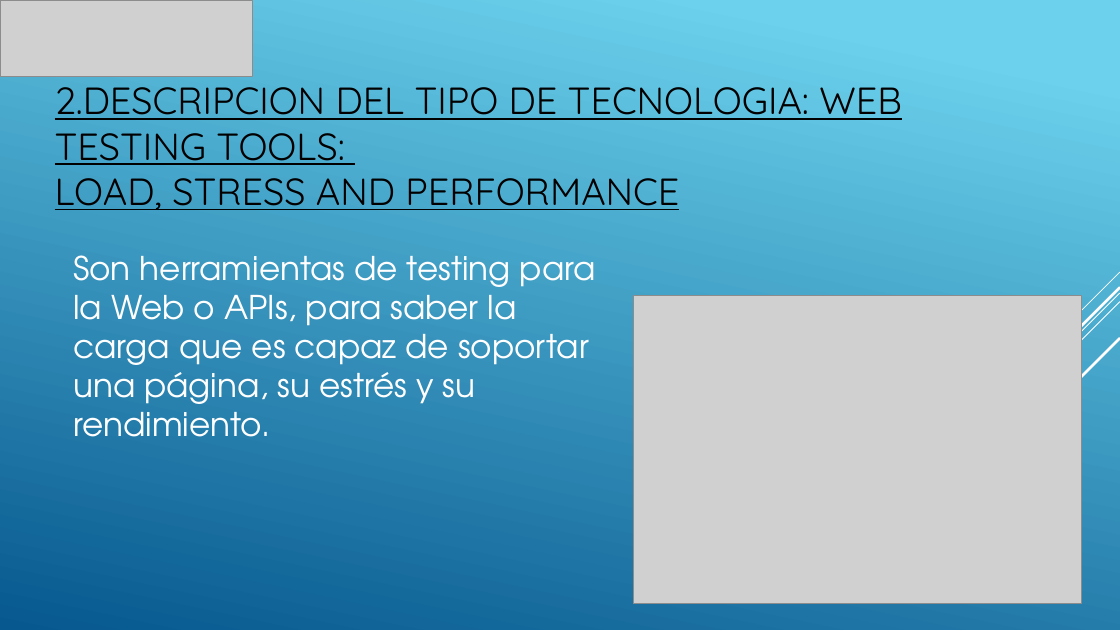
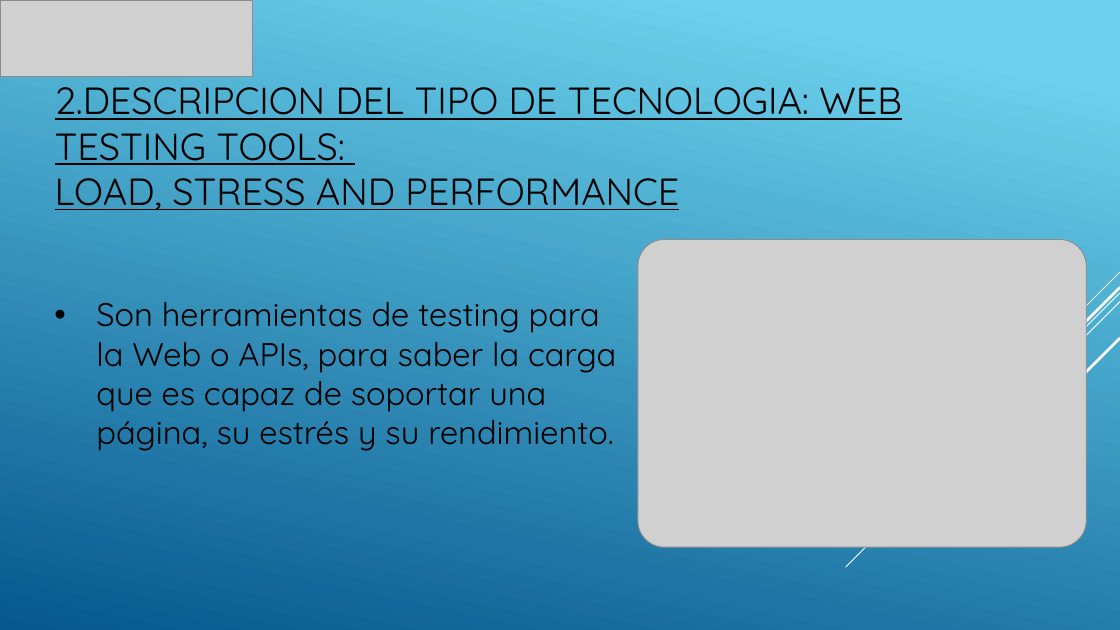
Before and after one commit to PedroISP/TG1, a slide deck: slide 6 of TG1_final.pptx. Drawn at 1120x630 pixels with LibreOffice and Linux fonts; fonts in the diff are those of the drawing; grey boxes stand for pictures. Boxes give left, top, right and bottom in pixels: in the first picture for what was removed or moved away, otherwise in the second. Text is boxed around its words. In the diff, an @@ line names an element or a change of style, - is before the commit and + after.

```diff
--- a/TG1_final.pptx
+++ b/TG1_final.pptx
@@ picture moved from (x1=634, y1=296, x2=1082, y2=603) to (x1=638, y1=239, x2=1086, y2=547) @@
@@ text "Son herramientas de testing para ..." moved from (x1=73, y1=255, x2=596, y2=437) to (x1=96, y1=302, x2=616, y2=451) @@
@@ text "Son herramientas de testing para ..." at (x1=96, y1=302, x2=616, y2=451): font TeX Gyre Adventor to Quicksand, text colour #FFFFFF to #000000; bullet none to • @@
```
Also in this commit, not shown: 7 other slides changed, 4 slides added, 1 other file.
